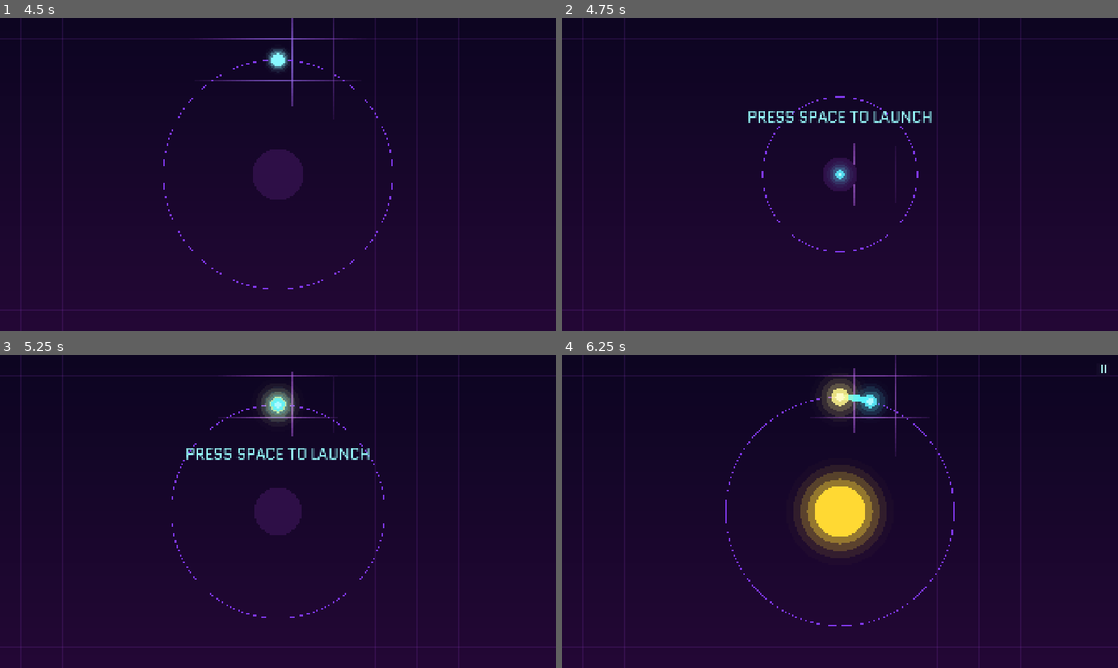
Above: before the commit, frames 1-4 (two rows, left to right).
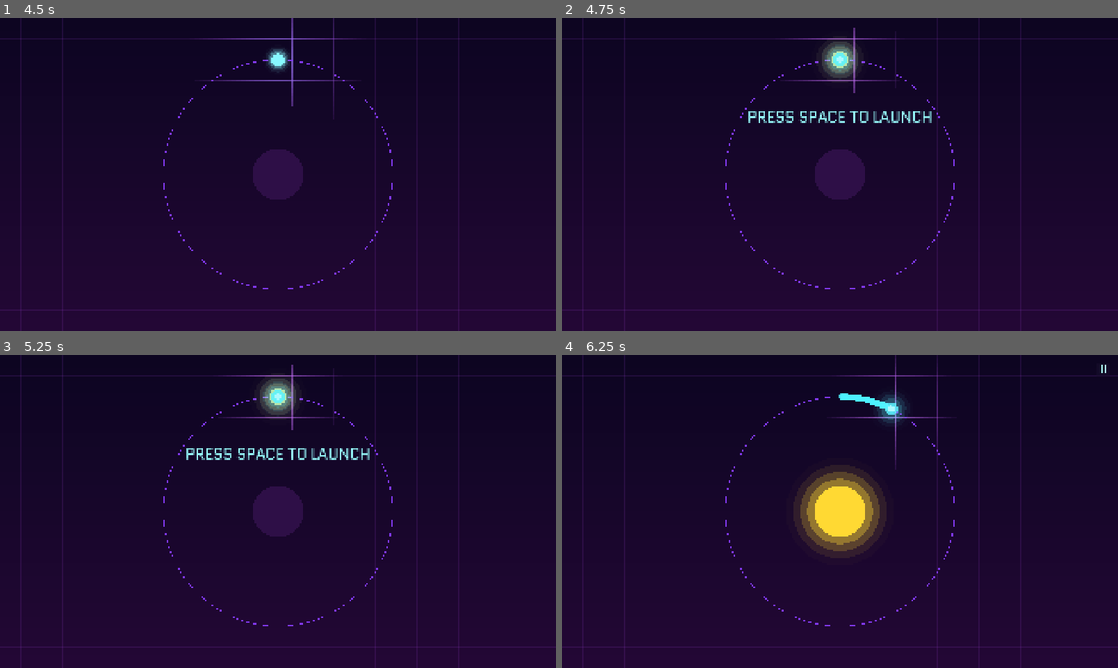
Above: after the commit, the same moments.

Repository: kjbrown-sandbox/juniper-dev-gamejam
Game: Godot game, scene res://MainMenu.tscn
Two runs of this game, one before a commit and one after it. Both use one fixed random seed, a clock stepped at 60 frames per second and the inputs below.
Inputs (mouse positions are in pixels of both pictures, inside the frame that each line leads up to):
- Up to frame 1 (4.5 s): click "PLAY" at 0.5 s; tap Enter at 1.25, 2.85 s; move the mouse to (400, 158) at 1.27 s; hold Right 1.28-2.03 s; hold F 1.28-2.03 s; click (400, 158) at 1.42 s; tap Space at 1.52, 2.27, 3.77 s; move the mouse to (166, 190) at 2.02 s; hold Down 2.03-2.78 s; tap Y at 2.1 s; move the mouse to (333, 105) at 2.77 s; hold Right 2.78-3.53 s; move the mouse to (250, 237) at 3.52 s; hold Up 3.53-4.28 s; tap Keypad Enter at 3.6 s; click (250, 237) at 3.67 s; move the mouse to (444, 221) at 4.27 s; hold Left from 4.28 s (still down); tap N at 4.35 s
- Up to frame 2 (4.75 s): keep holding Left; tap Space at 4.52 s
- Up to frame 3 (5.25 s): keep holding Left; move the mouse to (111, 464) at 5.02 s; tap R at 5.1 s
- Up to frame 4 (6.25 s): tap Space at 5.27 s; move the mouse to (867, 511) at 5.77 s; release Left at 5.78 s; hold Down from 5.78 s (still down); tap B at 5.85 s; click (867, 511) at 5.92 s

Frame 1 is identical in both runs. In frame 2, 2.2% of the frame differs, in the area x 29-71%, y 3-87%; in frame 3, 1.2%; in frame 4, 1.9%.
Error before the commit: Parse Error: Cannot infer the type of "on_capstone" variable because the value doesn't have a set type. (res://UpgradeMenu.gd:462)

Commit message:
Fix parse error: annotate on_capstone type in UpgradeMenu._draw_card
u.sd.size() is a Variant (untyped Dictionary access), so := couldn't infer
the type. Explicit `: bool` fixes the parser error at UpgradeMenu.gd:462.

Co-Authored-By: Claude Opus 4.8 (1M context) <noreply@anthropic.com>

Diff:
--- a/UpgradeMenu.gd
+++ b/UpgradeMenu.gd
@@ -459,7 +459,7 @@
 	if u.has("last_desc") and int(u.level) >= u.sd.size() - 1:
 		dsc = u.last_desc
 	# A capstone level (last_name swap) grants a different unlock, so its track's warn no longer applies.
-	var on_capstone := u.has("last_name") and int(u.level) >= u.sd.size() - 1
+	var on_capstone: bool = u.has("last_name") and int(u.level) >= u.sd.size() - 1
 	var warn: String = "" if on_capstone else u.get("warn", "")
 	if warn != "":
 		_text(r.position + Vector2(18, r.size.y - 44), dsc, 25, C_DIMTEXT, HORIZONTAL_ALIGNMENT_LEFT, r.size.x - 30, _font)
